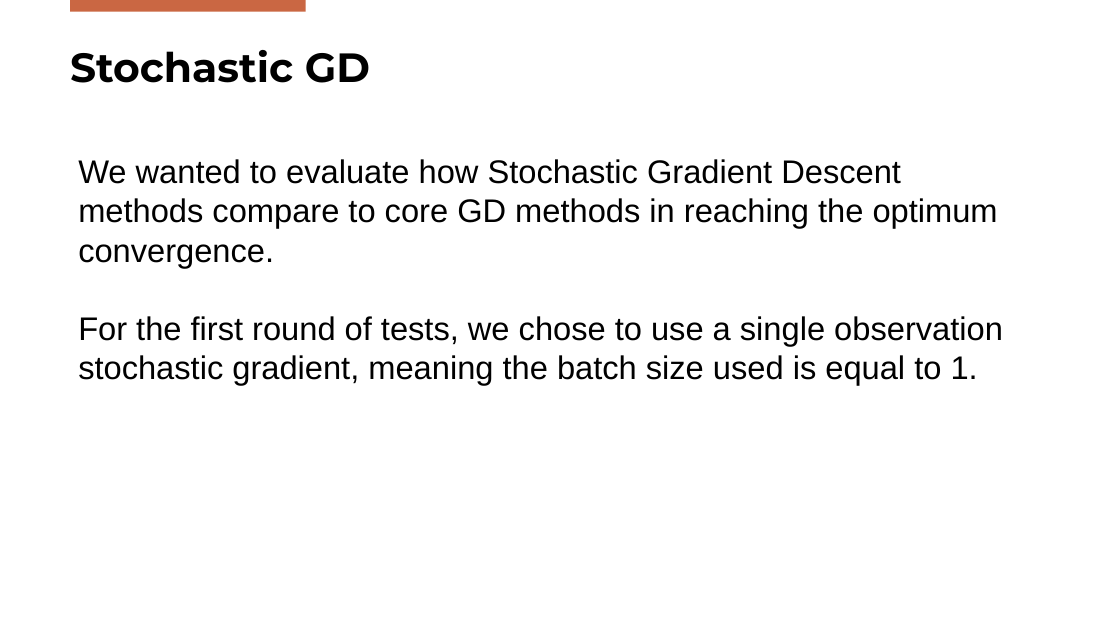
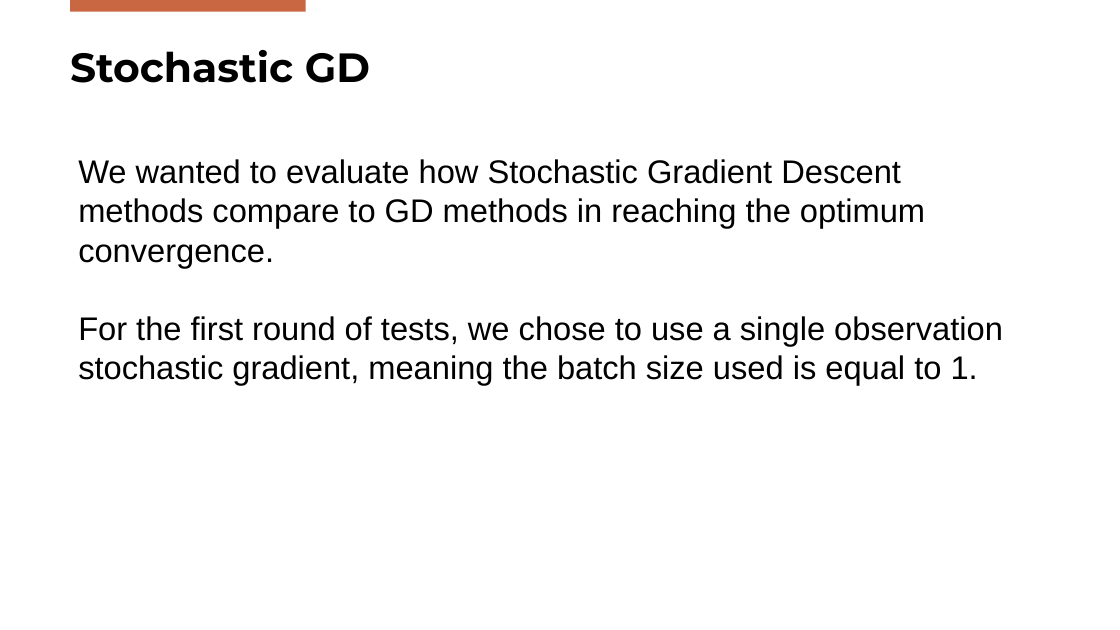
Before and after one commit to FilippoBolis/OptimizationProject_2025, a slide deck: slide 21 of Ppt/Optimization.pptx. Drawn at 1120x630 pixels with LibreOffice and Linux fonts; fonts in the diff are those of the drawing; background and template pictures are left out. Boxes give left, top, right and bottom in pixels: in the first picture for what was removed or moved away, otherwise in the second. Text is boxed around its words. In the diff, an @@ line names an element or a change of style, - is before the commit and + after.

Commit message:
Coordinate descent aggiunto alla presentazione

```diff
--- a/Ppt/Optimization.pptx
+++ b/Ppt/Optimization.pptx
@@ text at (x1=78, y1=159, x2=925, y2=268): text changed @@
-We wanted to evaluate how Stochastic Gradient Descent methods compare to core GD methods in reaching the optimum convergence.
+We wanted to evaluate how Stochastic Gradient Descent methods compare to GD methods in reaching the optimum convergence.
```
Also in this commit, not shown: 5 other slides changed, 5 slides added, 4 other files.
